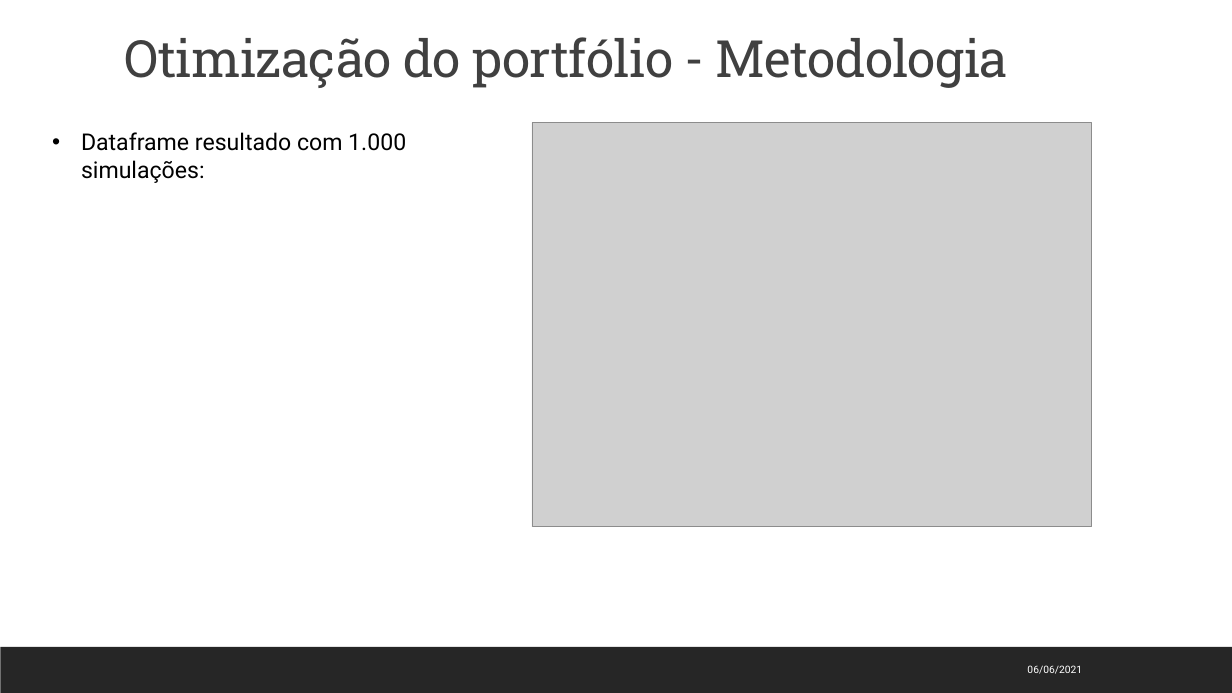
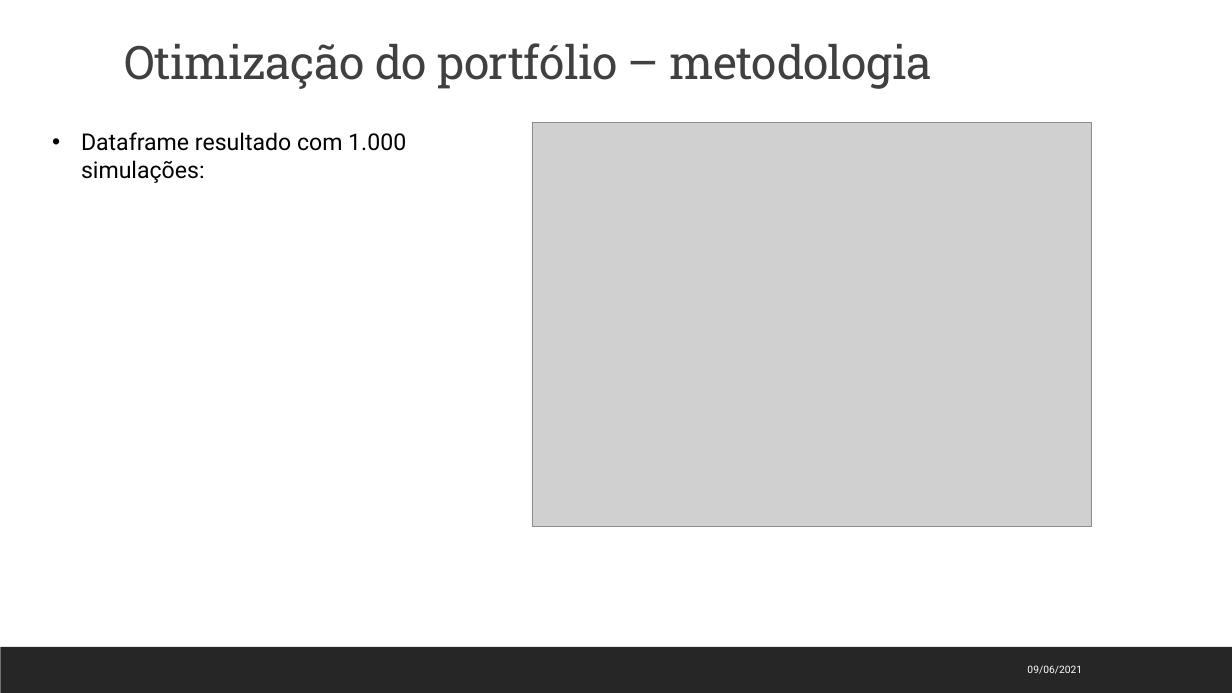
Before and after one commit to jmppsalles/Projeto_Final_AWARI, a slide deck: slide 10 of Trabalho final AWARI - João Marcos Salles - 20210610.pptx. Drawn at 1232x693 pixels with LibreOffice and Linux fonts; fonts in the diff are those of the drawing; grey boxes stand for pictures. Boxes give left, top, right and bottom in pixels: in the first picture for what was removed or moved away, otherwise in the second. Text is boxed around its words. In the diff, an @@ line names an element or a change of style, - is before the commit and + after.

```diff
--- a/Trabalho final AWARI - João Marcos Salles - 20210610.pptx
+++ b/Trabalho final AWARI - João Marcos Salles - 20210610.pptx
@@ title at (x1=125, y1=43, x2=931, y2=89): text changed; size 40 to 36 pt @@
-Otimização do portfólio - Metodologia
+Otimização do portfólio – metodologia
@@ text at (x1=1027, y1=665, x2=1082, y2=674): text changed @@
-06/06/2021
+09/06/2021
```
Also in this commit, not shown: 11 other slides changed, 1 slide added.
